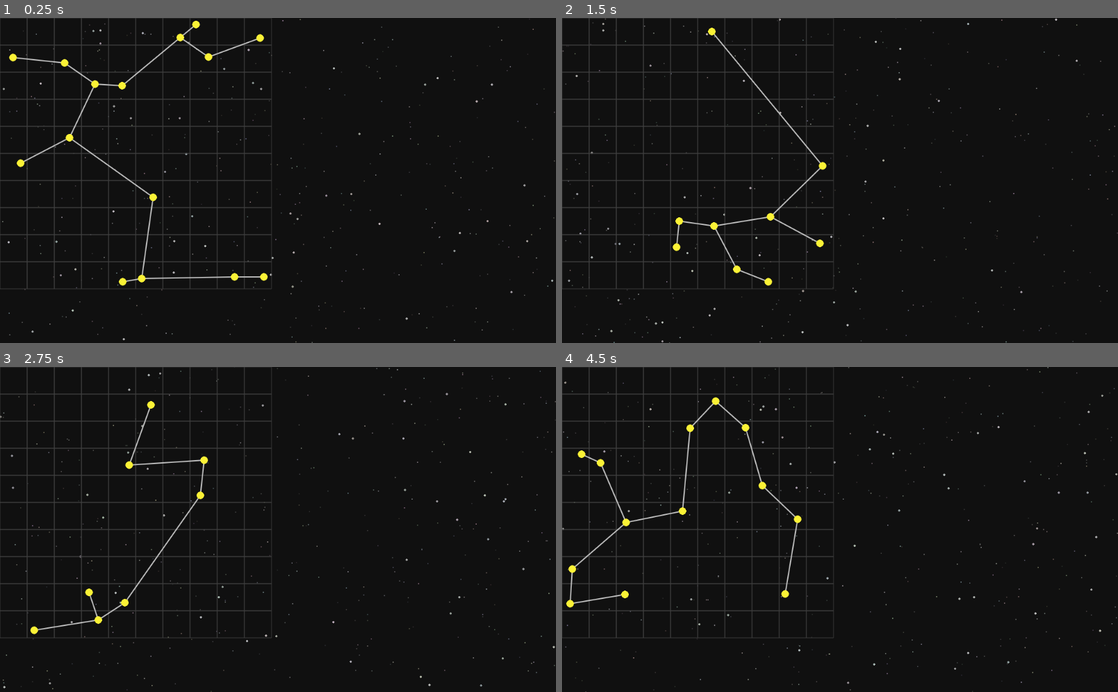
Above: before the commit, frames 1-4 (two rows, left to right).
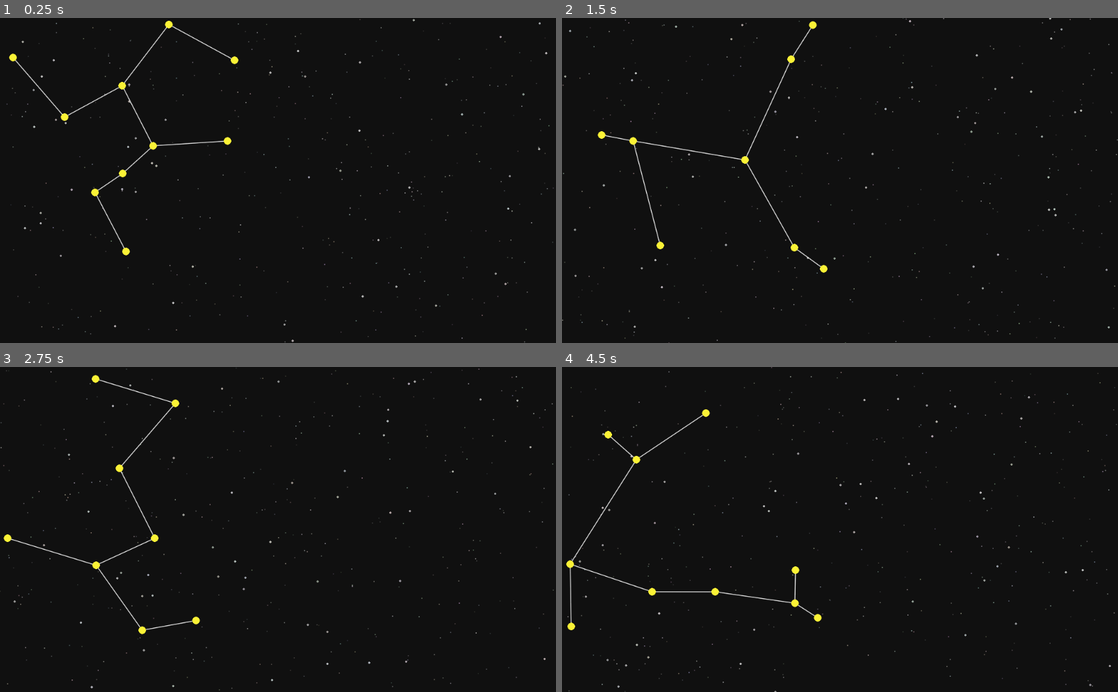
Above: after the commit, the same moments.

Repository: riidom/StarText_Adventures
Game: Godot game, scene res://Starmap/Starmap.tscn
Same seed, same stepped clock (60 frames per second), same inputs: the game is played once before the commit and once after it.
Inputs (mouse positions are in pixels of both pictures, inside the frame that each line leads up to):
- Up to frame 1 (0.25 s): no input
- Up to frame 2 (1.5 s): tap Enter (ui_accept) at 0.5, 0.77, 1.25 s; move the mouse to (962, 164) at 0.52 s; move the mouse to (728, 196) at 1.27 s
- Up to frame 3 (2.75 s): tap Enter (ui_accept) at 1.52, 2 s; move the mouse to (333, 458) at 2.02 s
- Up to frame 4 (4.5 s): tap Enter (ui_accept) at 2.75, 3.02, 3.5, 3.77, 4.25 s; move the mouse to (812, 594) at 2.77 s; move the mouse to (1006, 578) at 3.52 s; move the mouse to (673, 480) at 4.27 s

The runs differ from the first frame. In frame 1, 5.2% of the frame differs, in the area x 0-100%, y 0-100%; in frame 2, 4.9%; in frame 3, 4.8%; in frame 4, 5.2%.

Commit message:
add starlane scene, tweak star scene

Diff:
--- a/Starmap/Star.gd
+++ b/Starmap/Star.gd
@@ -1,8 +1,16 @@
 extends Node2D
 class_name Star
 
+
+enum {V, C, SC} # for generate_names(): vowel, consonant, support-consonant
+var letters := [
+	["a", "e", "i", "o", "u"],
+	["b", "c", "d", "f", "g", "h", "j", "k", "l", "m", "n", "p", "q", "r", "s", "t", "v", "w", "x", "y", "z"],
+	["c", "h", "y"]
+]
+
 var sector := Vector2.ZERO
-var closest_neighbor = null setget set_closest_neighbor
+var lanes := [] # starlanes connecting to this star
 
 onready var Infotext = $Z_Index/Infotext
 
@@ -13,21 +21,37 @@
 
 func set_label() -> void:
 	var text = [
-		#self.name,
-		"%02d-%02d" % [sector.x, sector.y],
-		"(%d, %d)" % [position.x, position.y]
+		"** " + self.name + " **",
+		"",
+		"Sector: %02d-%02d" % [sector.x, sector.y],
+		"Pixelpos: %d, %d" % [position.x, position.y],
+		"",
 	]
-	if closest_neighbor:
-		text.append(closest_neighbor.name)
+	for l in lanes:
+		text.append("-> " + l.get_other_side(self).name)
+
 	Infotext.text = PoolStringArray(text).join("\n")
 
+func generate_name() -> String:
+	var num = "-%02d%02d" % [sector.x, sector.y]
+	var pattern := randi() % 3
+	match pattern:
+		0:
+			return get_l(V, true) + get_l(SC) + get_l(C) + num
+		1:
+			return get_l(C, true) + get_l(V) + get_l(C) + num
+		_:
+			return get_l(C, true) + get_l(SC) + get_l(V) + num
 
-func set_closest_neighbor(otherStar) -> void:
-	closest_neighbor = otherStar
-	set_label()
+
+func get_l(type: int, uppercase: bool = false) -> String:
+	var l = letters[type][randi() % letters[type].size()]
+	if uppercase: l = l.to_upper()
+	return l
 
 
 func _on_Icon_mouse_entered() -> void:
+	set_label()
 	Infotext.visible = true
 
 
--- a/Starmap/Star.tscn
+++ b/Starmap/Star.tscn
@@ -4,12 +4,12 @@
 [ext_resource path="res://Starmap/star.png" type="Texture" id=2]
 
 [sub_resource type="StyleBoxFlat" id=1]
-bg_color = Color( 0.188235, 0.188235, 0.188235, 1 )
+bg_color = Color( 0.188235, 0.188235, 0.188235, 0.815686 )
 border_width_left = 2
 border_width_top = 2
 border_width_right = 2
 border_width_bottom = 2
-border_color = Color( 0.776471, 0.776471, 0.776471, 1 )
+border_color = Color( 0.776471, 0.776471, 0.776471, 0.815686 )
 corner_radius_top_left = 1
 corner_radius_top_right = 1
 corner_radius_bottom_right = 1
@@ -27,7 +27,6 @@
 margin_top = -7.5
 margin_right = 8.25
 margin_bottom = 8.5
-hint_tooltip = "tooltip"
 mouse_default_cursor_shape = 3
 texture = ExtResource( 2 )
 __meta__ = {
@@ -45,6 +44,7 @@
 margin_bottom = 31.625
 mouse_filter = 0
 custom_styles/normal = SubResource( 1 )
+custom_colors/font_color = Color( 1, 1, 1, 0.815686 )
 text = "00:00"
 __meta__ = {
 "_edit_use_anchors_": false
--- /dev/null
+++ b/Starmap/Starlane.gd
@@ -0,0 +1,25 @@
+extends Line2D
+class_name Starlane
+
+
+var star_1: Star = null
+var star_2: Star = null
+
+
+func init(s1, s2) -> void:
+	star_1 = s1
+	star_2 = s2
+	name = star_1.name + "__" + star_2.name
+	add_point(star_1.position)
+	add_point(star_2.position)
+
+
+func get_other_side(star: Star) -> Star:
+	if star != star_1 and star != star_2:
+		printerr("Star '%s' doesn't belong to this starlane '%s'." % [star.name, self.name])
+		print_stack()
+		return star
+	if star == star_1:
+		return star_2
+	else:
+		return star_1
--- /dev/null
+++ b/Starmap/Starlane.tscn
@@ -0,0 +1,9 @@
+[gd_scene load_steps=2 format=2]
+
+[ext_resource path="res://Starmap/Starlane.gd" type="Script" id=1]
+
+[node name="Starlane" type="Line2D"]
+width = 0.5
+default_color = Color( 1, 1, 1, 0.627451 )
+antialiased = true
+script = ExtResource( 1 )
--- a/Starmap/Starmap.gd
+++ b/Starmap/Starmap.gd
@@ -3,6 +3,9 @@
 
 var Star = preload("res://Starmap/Star.tscn")
 onready var StarsFolder = $StarsFolder
+var Starlane = preload("res://Starmap/Starlane.tscn")
+onready var StarlanesFolder = $StarlanesFolder
+
 
 var init_seed := 0
 var map_size := Vector2(10, 10) # measured in sectors
@@ -11,7 +14,6 @@
 var sector_size := 50 # in pixels
 var sector_padding := 3 # dont place stars closer than # px to sector border
 var amount_of_stars := 0 # gets counted during map creation
-var starlanes := []
 
 
 func _ready() -> void:
@@ -36,25 +38,26 @@
 			if randf() > star_density:
 				continue
 			var star = Star.instance()
-			star.name = "Star_%02d-%02d" % [x, y]
 			star.sector = Vector2(x, y)
 			var star_offset = Vector2(
 				int(rand_range(sector_padding + 8, sector_size - sector_padding - 8)),
 				int(rand_range(sector_padding + 8, sector_size - sector_padding - 8))
 			) # the 8 is half the tilesize of the sun-icon
 			star.position = Vector2(x * sector_size, y * sector_size) + star_offset
+			star.name = star.generate_name()
 			map[x][y] = star
 			StarsFolder.add_child(star)
-			star.set_label()
 	amount_of_stars = StarsFolder.get_child_count()
-	create_starlanes()
+
+	place_starlanes()
 
 
-func create_starlanes() -> void:
+func place_starlanes() -> void:
 	var undone_stars:Array = StarsFolder.get_children()
 	var done_stars := []
 	done_stars.append(undone_stars.pop_front())
 
+	# first pass with Minimum Spanning Tree; all stars connected
 	while !undone_stars.empty():
 		var best_distance = INF
 		var candidate_start = null
@@ -66,10 +69,18 @@
 					best_distance = current_distance
 					candidate_start = s1
 					candidate_end = s2
-		starlanes.append([candidate_start.position, candidate_end.position])
+		create_starlane(candidate_start, candidate_end)
 		var s = undone_stars.find(candidate_end)
 		done_stars.append(undone_stars[s])
 		undone_stars.remove(s)
+
+
+func create_starlane(s1: Star, s2: Star) -> void:
+	var lane = Starlane.instance()
+	lane.init(s1, s2)
+	StarlanesFolder.add_child(lane)
+	s1.lanes.append(lane)
+	s2.lanes.append(lane)
 
 
 func _draw() -> void:
@@ -80,14 +91,10 @@
 	# draw sector grid
 	for x in range(map_size.x):
 		for y in range(map_size.y):
-			#continue
+			continue
 			draw_rect(
 				Rect2(Vector2(x * sector_size, y * sector_size), Vector2(sector_size, sector_size)),
 				Color(.25, .25, .25), false, 1.0)
-
-	# draw starlanes
-	for i in starlanes:
-		draw_line(i[0], i[1], Color(.8, .8, .8), 1.1, true)
 
 
 func draw_bg_stars(amount: int, max_saturation: float, min_value: float, size: float, alpha: float) -> void:
--- a/Starmap/Starmap.tscn
+++ b/Starmap/Starmap.tscn
@@ -14,4 +14,6 @@
 "_edit_use_anchors_": false
 }
 
+[node name="StarlanesFolder" type="Node2D" parent="."]
+
 [node name="StarsFolder" type="Node2D" parent="."]
--- a/project.godot
+++ b/project.godot
@@ -13,9 +13,15 @@
 "class": "Star",
 "language": "GDScript",
 "path": "res://Starmap/Star.gd"
+}, {
+"base": "Line2D",
+"class": "Starlane",
+"language": "GDScript",
+"path": "res://Starmap/Starlane.gd"
 } ]
 _global_script_class_icons={
-"Star": ""
+"Star": "",
+"Starlane": ""
 }
 
 [application]
